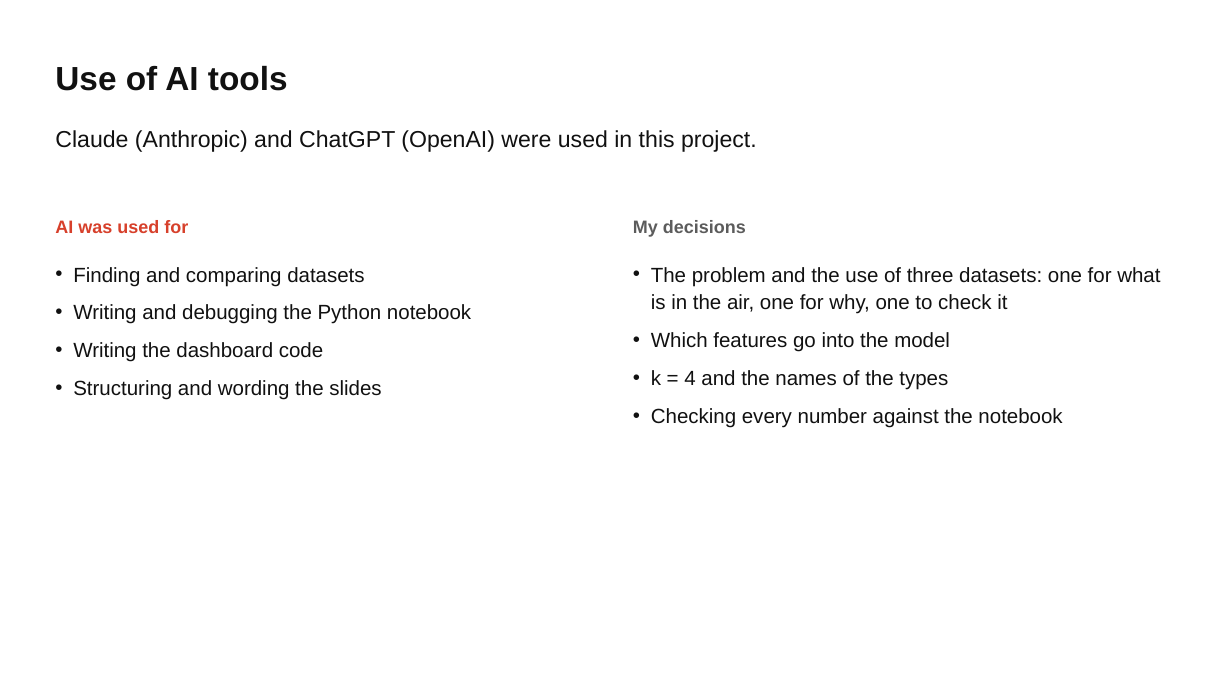
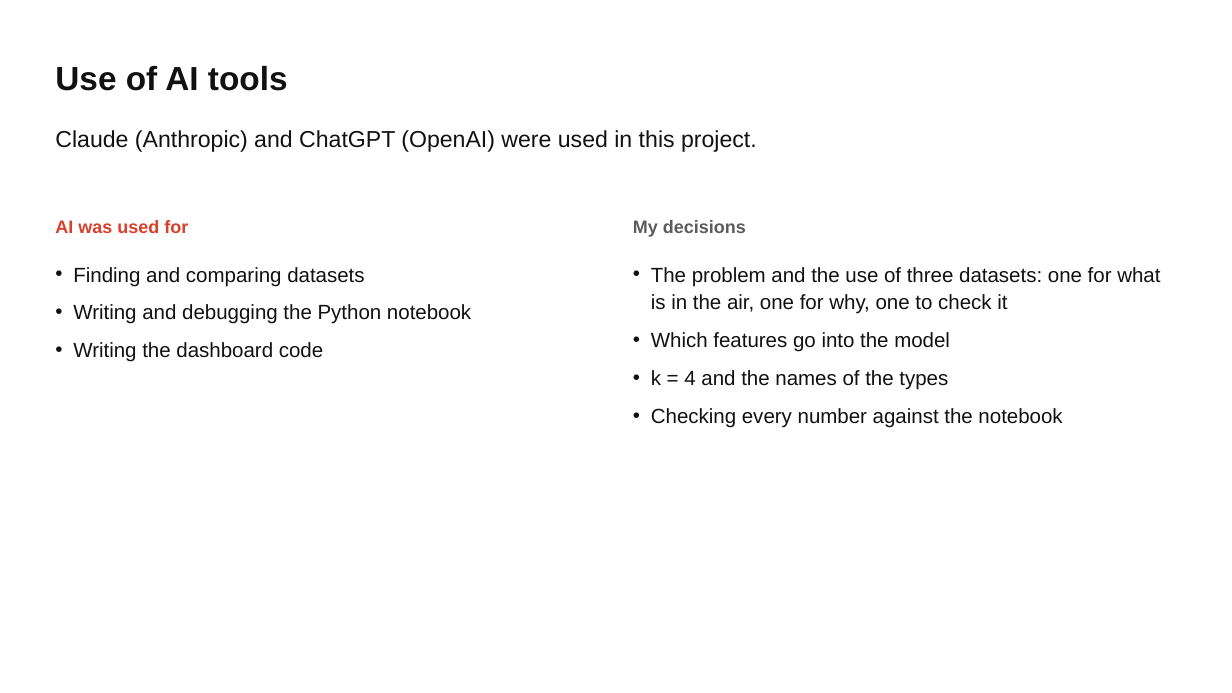
Before and after one commit to tanmayg122/india-air-pollution-tracker, a slide deck: slide 2 of presentation/Tanmay_24151020_Air_Pollution_Types.pptx. Drawn at 1232x693 pixels with LibreOffice and Linux fonts; fonts in the diff are those of the drawing. Boxes give left, top, right and bottom in pixels: in the first picture for what was removed or moved away, otherwise in the second. Text is boxed around its words. In the diff, an @@ line names an element or a change of style, - is before the commit and + after.

```diff
--- a/presentation/Tanmay_24151020_Air_Pollution_Types.pptx
+++ b/presentation/Tanmay_24151020_Air_Pollution_Types.pptx
@@ text at bbox=[73, 380, 381, 400]: paragraph removed @@
-• Structuring and wording the slides
```
Also in this commit, not shown: 1 other slide changed, 1 other file.
